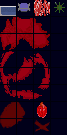
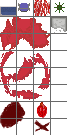
Layered file, before and after one edit (67×135). Changes by layer:
added layer "Ebene 8" above "spritzer" over (x1=51, y1=17, x2=67, y2=33)
hid "Ebene 5" over (x1=0, y1=0, x2=67, y2=135)
